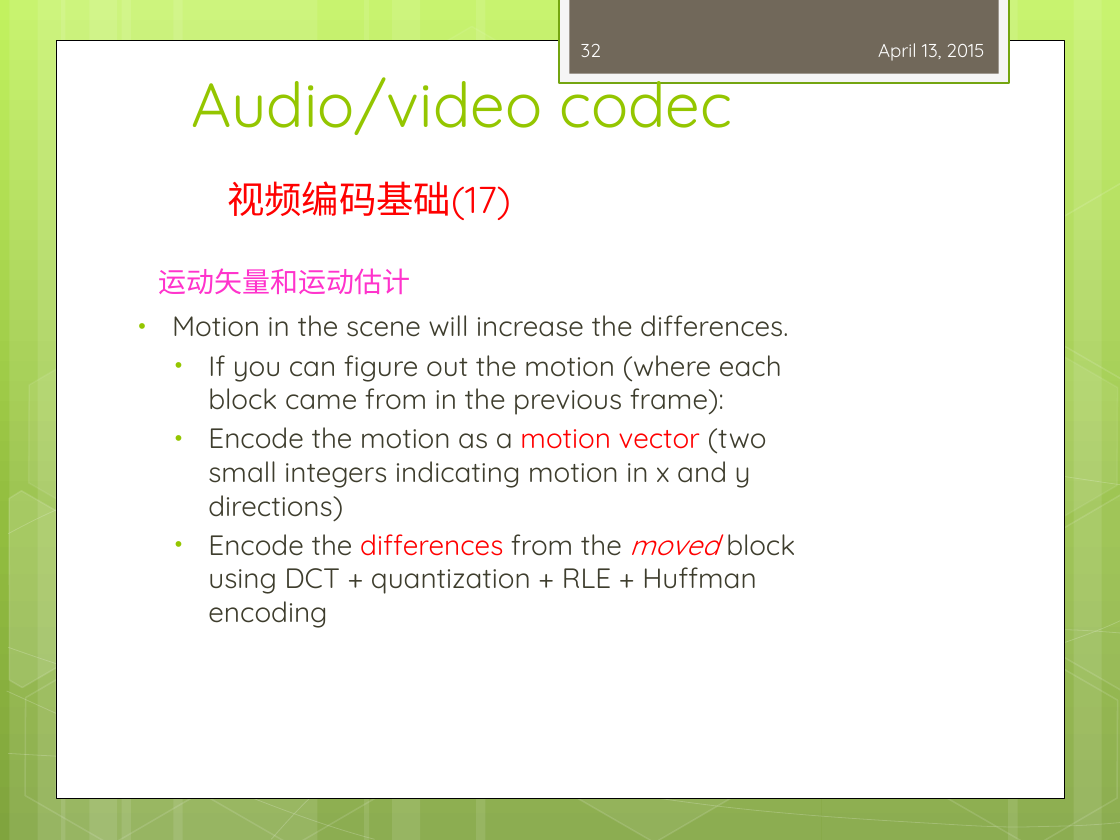
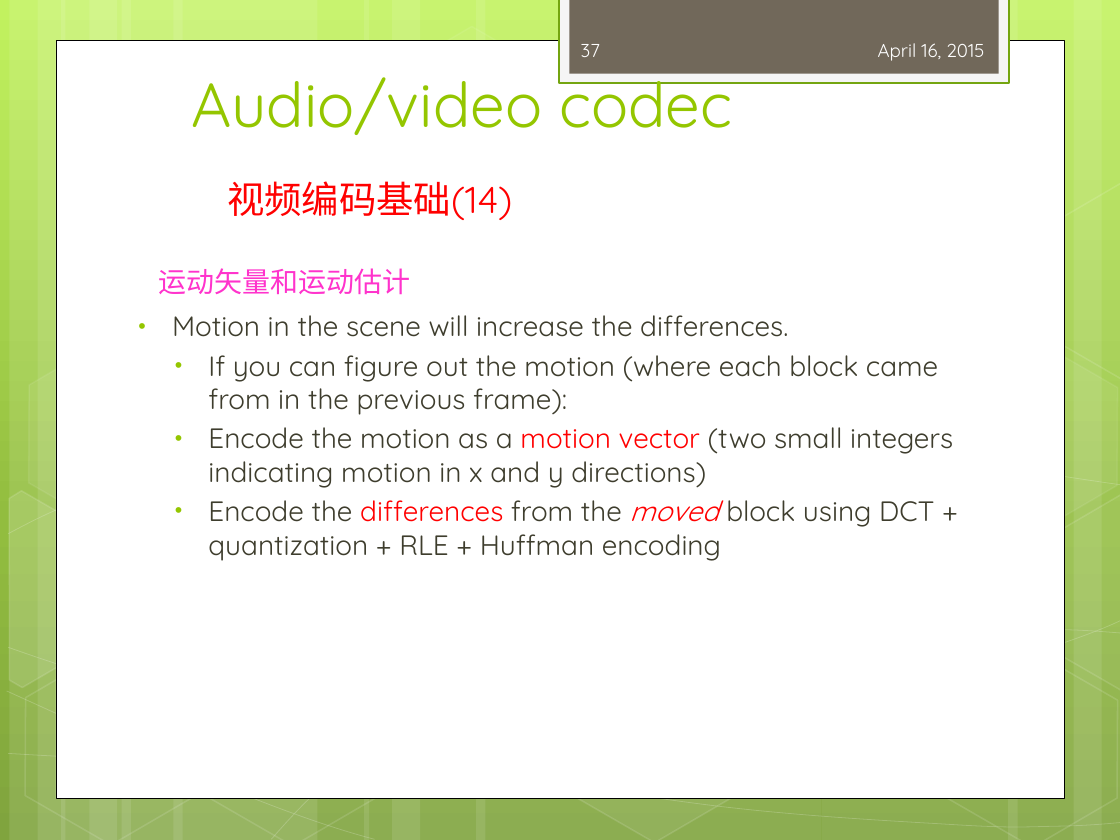
Before and after one commit to peterjerry/MeetSDK, a slide deck: slide 37 of engine2/Doc/training/mediaplayer_training.pptx (slide 32 before the commit). Drawn at 1120x840 pixels with LibreOffice and Linux fonts; fonts in the diff are those of the drawing. Boxes give left, top, right and bottom in pixels: in the first picture for what was removed or moved away, otherwise in the second. Text is boxed around its words. In the diff, an @@ line names an element or a change of style, - is before the commit and + after.

```diff
--- a/engine2/Doc/training/mediaplayer_training.pptx
+++ b/engine2/Doc/training/mediaplayer_training.pptx
@@ page number at (581,44,600,57): text changed @@
-32
+37
@@ text at (878,43,984,61): text changed @@
-April 13, 2015
+April 16, 2015
@@ text at (227,181,512,220): text changed @@
-视频编码基础(17)
+视频编码基础(14)
@@ text "Motion in the scene will ..." rewrapped from (172,315,795,628) to (172,315,953,561) @@
```
Also in this commit, not shown: 44 other slides changed, 12 slides added, 4 other files.
